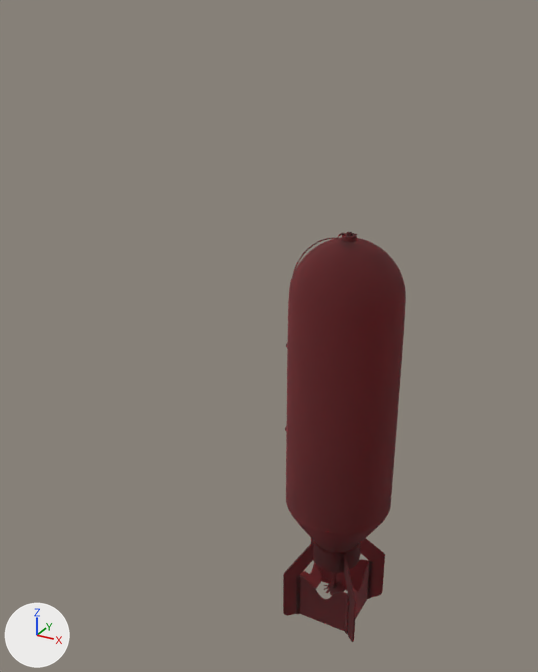
Renders of the glTF model immersion/src/models/bombe.glb from each side of a commit.
Camera for both pictures: a 50 mm lens placed at (0.803, -1.946, 0.593), pointed at (-0.295, 0.05, -0.405). Every picture has the same lights, and +X, +Y and +Z are marked at lower left. The older version comes first.

Before the edit, the objects in view are built like this:
```python
mat_aistandardsurface1sg = principled_material('aiStandardSurface1SG')
mat_aistandardsurface1sg.base_color = (0.336, 0.0336, 0.041)  # red #9d3339
mat_aistandardsurface1sg.roughness = 1.0
mat_aistandardsurface1sg.transmission_weight = 1.0
me_bomb_shading_v005 = bpy.data.meshes.new('bomb_shading_v005')
me_bomb_shading_v005.from_pydata(...)  # 23442 vertices, 45592 faces; spans x -16.1..18.7, y -0.3..128.3, z -16.2..16.4
me_bomb_shading_v005.materials.append(mat_aistandardsurface1sg)  # red #9d3339
ob_bomb_shading_v005 = bpy.data.objects.new('bomb_shading_v005', me_bomb_shading_v005)
ob_bomb_shading_v005.location = (0.0, 0.0, 0.0)
ob_bomb_shading_v005.rotation_euler = (1.571, 0.0, 0.0)  # degrees (90, 0, 0)
ob_bomb_shading_v005.scale = (-0.0108, -0.0108, -0.0108)
```
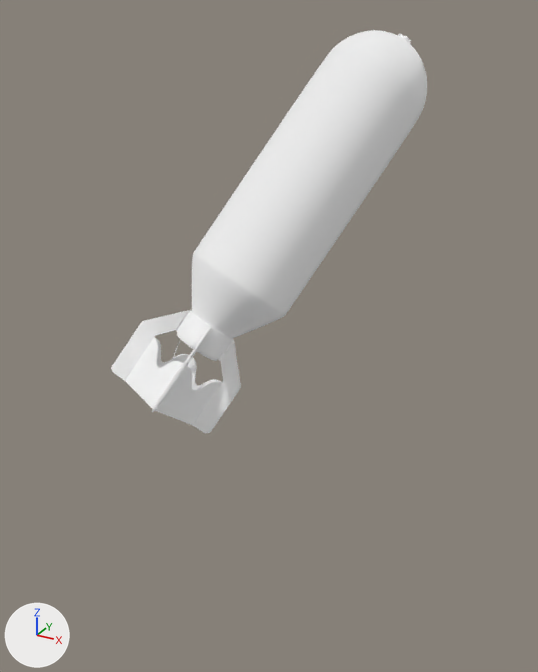
Location of each change, (x1, y1, x2, y2) in pixels of the pictures (538 x 672 px):
'bomb_shading_v005', recoloured, surface changed, moved, turned
    before: (283, 232, 406, 642)
    after: (111, 30, 427, 433)

Edits to the bpy script that builds the scene:
```text
Change mat_aistandardsurface1sg:
    mat_aistandardsurface1sg.base_color: (0.336, 0.0336, 0.041) -> (1.0, 1.0, 1.0)  # red #9d3339 -> white #ffffff
    remove mat_aistandardsurface1sg.transmission_weight = 1.0
    mat_aistandardsurface1sg.metallic: 0.0 -> 1.0
Change ob_bomb_shading_v005:
    ob_bomb_shading_v005.location: (0.0, 0.0, 0.0) -> (-0.031, 0.465, 0.508)
    ob_bomb_shading_v005.rotation_euler: (1.571, 0.0, 0.0) -> (0.898, 0.149, -0.41)  # degrees (90, 0, 0) -> degrees (51, 8.5, -23)
```
